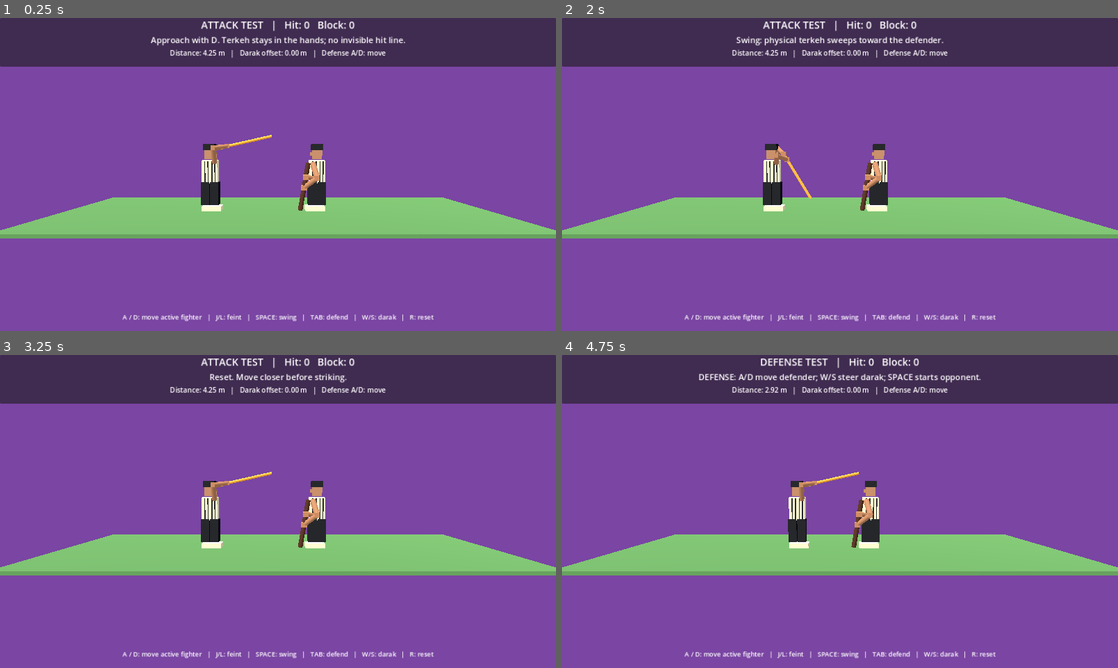
Above: before the commit, frames 1-4 (two rows, left to right).
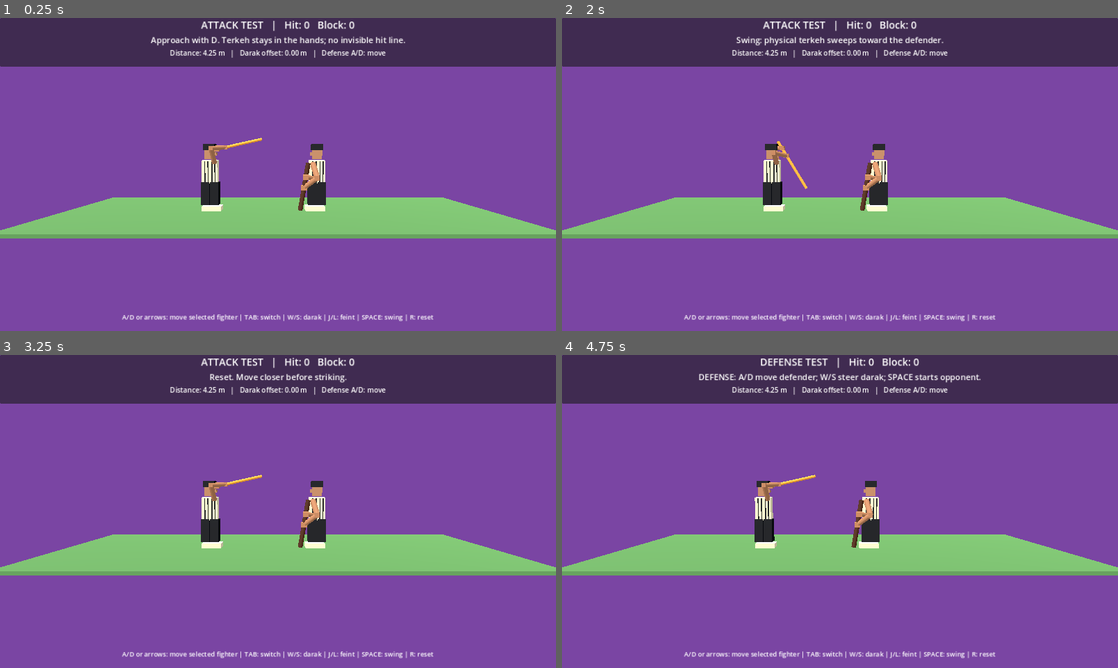
Above: after the commit, the same moments.

Repository: vahidainima-prog/tarke-darak-game
Game: Godot game, scene res://main.tscn
Two runs of this game, one before a commit and one after it. Both use one fixed random seed, a clock stepped at 60 frames per second and the inputs below.
Inputs:
- Up to frame 1 (0.25 s): no input
- Up to frame 2 (2 s): tap Enter at 0.5 s; hold D 0.53-1.28 s; tap Tab at 0.6 s; tap Space at 0.77, 1.52 s; tap R at 0.8, 1.35 s; hold S from 1.28 s (still down); tap L at 1.55 s
- Up to frame 3 (3.25 s): release S at 2.03 s; hold D 2.03-2.78 s; tap L at 2.1 s; tap Tab at 2.3, 2.85 s; hold W from 2.78 s (still down); tap Space at 3.02 s; tap R at 3.05 s
- Up to frame 4 (4.75 s): tap Space at 3.5, 3.77, 4.52 s; release W at 3.53 s; hold A from 3.53 s (still down); tap R at 3.6 s; tap L at 3.8 s; tap J at 4.35 s; tap Tab at 4.55 s

The runs differ from the first frame. In frame 1, 0.7% of the frame differs, in the area x 21-78%, y 37-97%; in frame 2, 0.7%; in frame 3, 0.7%; in frame 4, 2.1%, in the area x 21-78%, y 10-97%.

Commit message:
Center horizontal terkeh between both hands and preserve defender movement on role switch

Diff:
--- a/tarke_darak_godot_v2/main.gd
+++ b/tarke_darak_godot_v2/main.gd
@@ -199,7 +199,7 @@
  detail.horizontal_alignment = HORIZONTAL_ALIGNMENT_CENTER
  column.add_child(detail)
  var footer := Label.new()
- footer.text = "A / D: move active fighter   |   J/L: feint   |   SPACE: swing   |   TAB: defend   |   W/S: darak   |   R: reset"
+ footer.text = "A/D or arrows: move selected fighter | TAB: switch | W/S: darak | J/L: feint | SPACE: swing | R: reset"
  footer.set_anchors_preset(Control.PRESET_BOTTOM_WIDE)
  footer.offset_top = -43
  footer.horizontal_alignment = HORIZONTAL_ALIGNMENT_CENTER
@@ -223,8 +223,8 @@
     swing_speed = 0.0
     impact_hold = 0.0
     opponent_delay = -1.0
-    attack_x = -1.7 if defending else -2.7
-    defender_x = DEF_X
+    # Switching control does not teleport either fighter.
+    # Their current positions remain visible and controllable.
     guard_shift = 0.0
     guard_velocity = 0.0
     guard_target = 0.0
@@ -279,9 +279,13 @@
  # Phase is integrated with angular acceleration and braking, not eased by time.
  var angle := lerpf(0.22, -1.27, t)
  var z := lerpf(feint_depth, 0.19, t)
- var grip := Vector3(attack_x + 0.35 + 0.10 * t, 2.50 - 0.17 * t, z)
- var tip := grip + Vector3(cos(angle) * STICK_LENGTH, sin(angle) * STICK_LENGTH, 0.0)
- return [grip, tip]
+ # The rod extends on BOTH sides of the two-handed grip, rather than
+ # pointing out from a single hand. This keeps the ready pose horizontal.
+ var grip_center := Vector3(attack_x + 0.43 + 0.10 * t, 2.49 - 0.17 * t, z)
+ var direction := Vector3(cos(angle), sin(angle), 0.0)
+ var butt := grip_center - direction * 0.48
+ var tip := grip_center + direction * (STICK_LENGTH - 0.48)
+ return [butt, tip]
 
 func guard_ends() -> Array[Vector3]:
  # One grip always follows the defender's hand. The lower end pivots across the shins.
@@ -308,8 +312,9 @@
  place_rod(terkeh, a, b)
  # Two visible hands remain around the wooden grip and move together with it.
  var direction := (b - a).normalized()
- attack_hand_a.position = a + direction * 0.10
- attack_hand_b.position = a + direction * 0.35
+ # Both hands surround the center grip; visible wooden ends remain on either side.
+ attack_hand_a.position = a + direction * 0.31
+ attack_hand_b.position = a + direction * 0.65
  place_two_bone_arm(attack_arm_a, attack_forearm_a, attack_elbow_a, Vector3(attack_x + 0.20, 1.92, -0.14), attack_hand_a.position, Vector3(-0.6, 0.1, -0.7))
  place_two_bone_arm(attack_arm_b, attack_forearm_b, attack_elbow_b, Vector3(attack_x + 0.20, 1.92, 0.16), attack_hand_b.position, Vector3(-0.6, 0.1, 0.7))
  var g := guard_ends()
@@ -358,15 +363,15 @@
 func _physics_process(delta: float) -> void:
  var previous_guard := guard_ends()
  if swing < 0.0 and recovery < 0.0 and not defending:
-  if Input.is_key_pressed(KEY_D):
+  if Input.is_key_pressed(KEY_D) or Input.is_key_pressed(KEY_RIGHT):
    attack_x = minf(minf(MAX_X, defender_x - MIN_FIGHTER_GAP), attack_x + 2.0 * delta)
-  if Input.is_key_pressed(KEY_A):
+  if Input.is_key_pressed(KEY_A) or Input.is_key_pressed(KEY_LEFT):
    attack_x = maxf(MIN_X, attack_x - 2.0 * delta)
  if defending:
   # In defense mode A/D move the defender; never allow bodies to overlap.
-  if Input.is_key_pressed(KEY_A):
+  if Input.is_key_pressed(KEY_A) or Input.is_key_pressed(KEY_LEFT):
    defender_x = maxf(maxf(DEFENDER_MIN_X, attack_x + MIN_FIGHTER_GAP), defender_x - 1.8 * delta)
-  if Input.is_key_pressed(KEY_D):
+  if Input.is_key_pressed(KEY_D) or Input.is_key_pressed(KEY_RIGHT):
    defender_x = minf(DEFENDER_MAX_X, defender_x + 1.8 * delta)
   if Input.is_key_pressed(KEY_W):
    guard_target = minf(0.53, guard_target + delta * 1.65)
